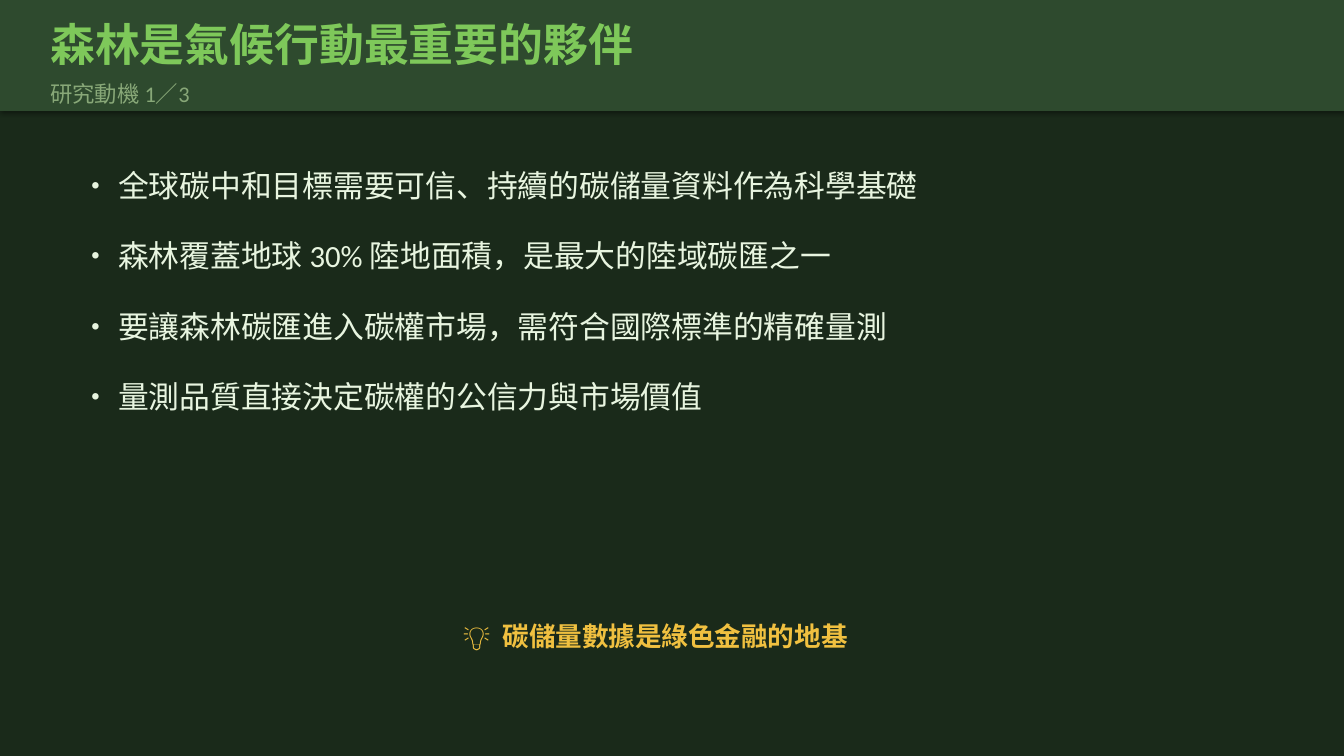
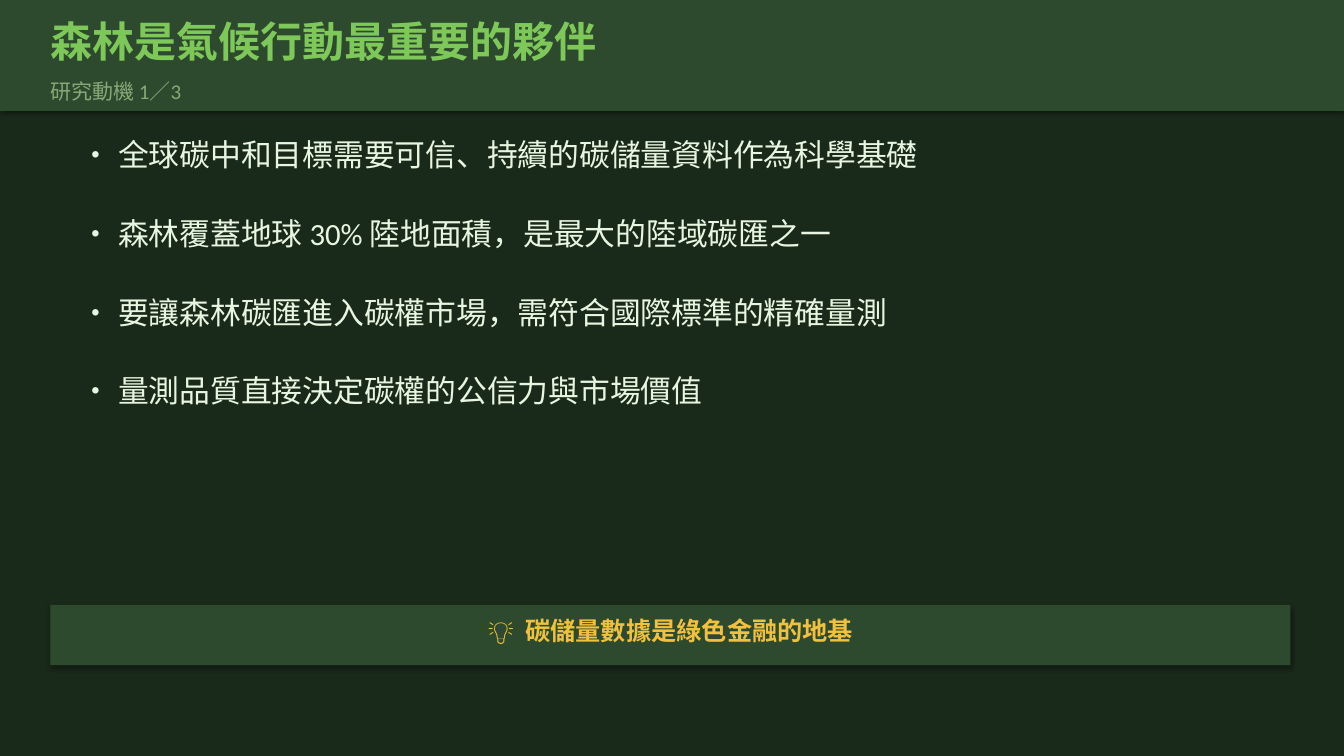
Before and after one commit to Yuchiaoniu/forest-carbon-measurement, a slide deck: slide 3 of public/thesis_defense.pptx (slide 2 before the commit). Drawn at 1344x756 pixels with LibreOffice and Linux fonts; fonts in the diff are those of the drawing. Boxes give left, top, right and bottom in pixels: in the first picture for what was removed or moved away, otherwise in the second. Text is boxed around its words. In the diff, an @@ line names an element or a change of style, - is before the commit and + after.

```diff
--- a/public/thesis_defense.pptx
+++ b/public/thesis_defense.pptx
@@ text "森林是氣候行動最重要的夥伴" at [50, 21, 596, 61]: size 32 to 30 pt @@
@@ text "研究動機 1／3" at [50, 81, 181, 101]: size 16 to 15 pt @@
@@ text "• 全球碳中和目標需要可信、持續的碳儲量資料作為科學基礎": place and size @@
-text "• 全球碳中和目標需要可信、持續的碳儲量資料作為科學基礎" at [118, 171, 918, 200]
+text "• 全球碳中和目標需要可信、持續的碳儲量資料作為科學基礎" at [118, 140, 918, 169]
@@ text "• 森林覆蓋地球 30% 陸地面積，是最大的陸域碳匯之一": place and size @@
-text "• 森林覆蓋地球 30% 陸地面積，是最大的陸域碳匯之一" at [118, 241, 831, 270]
+text "• 森林覆蓋地球 30% 陸地面積，是最大的陸域碳匯之一" at [118, 219, 831, 248]
@@ text "• 要讓森林碳匯進入碳權市場，需符合國際標準的精確量測": place and size @@
-text "• 要讓森林碳匯進入碳權市場，需符合國際標準的精確量測" at [118, 312, 887, 341]
+text "• 要讓森林碳匯進入碳權市場，需符合國際標準的精確量測" at [118, 298, 887, 327]
@@ text "• 量測品質直接決定碳權的公信力與市場價值": place and size @@
-text "• 量測品質直接決定碳權的公信力與市場價值" at [118, 382, 702, 411]
+text "• 量測品質直接決定碳權的公信力與市場價值" at [118, 376, 702, 405]
@@ rectangle added at [50, 605, 1291, 665], fill #2E4A2E @@
@@ text "💡 碳儲量數據是綠色金融的地基": place and size @@
-text "💡 碳儲量數據是綠色金融的地基" at [503, 623, 848, 649]
+text "💡 碳儲量數據是綠色金融的地基" at [525, 618, 853, 643]
@@ text "💡 碳儲量數據是綠色金融的地基" at [525, 618, 853, 643]: size 19 to 18 pt @@
```
Also in this commit, not shown: 27 other slides changed, 12 slides added, 1 slide removed, 2 other files.
